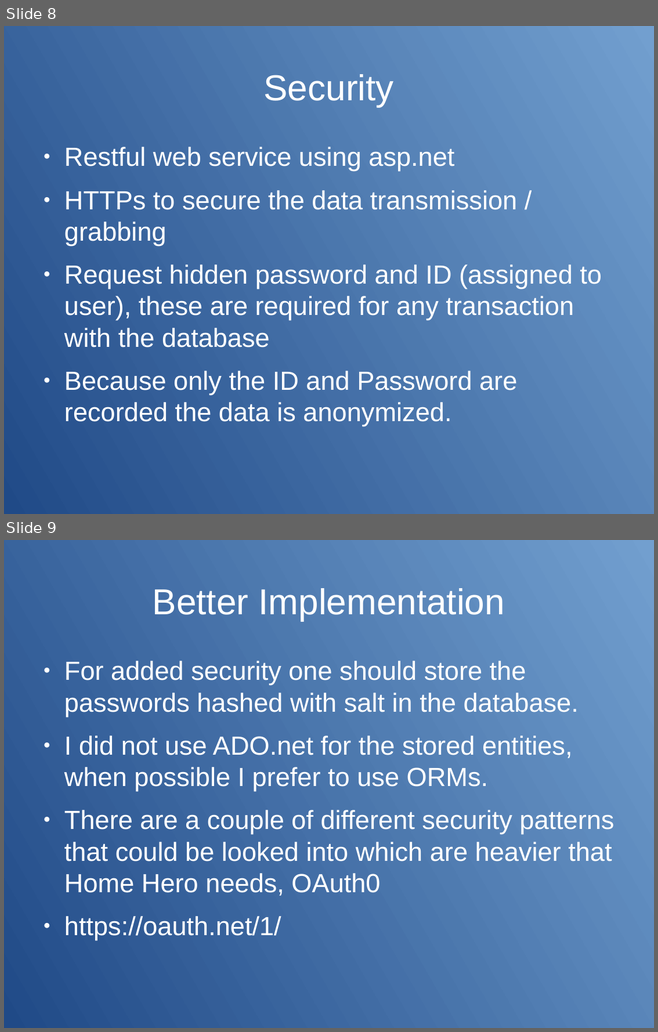
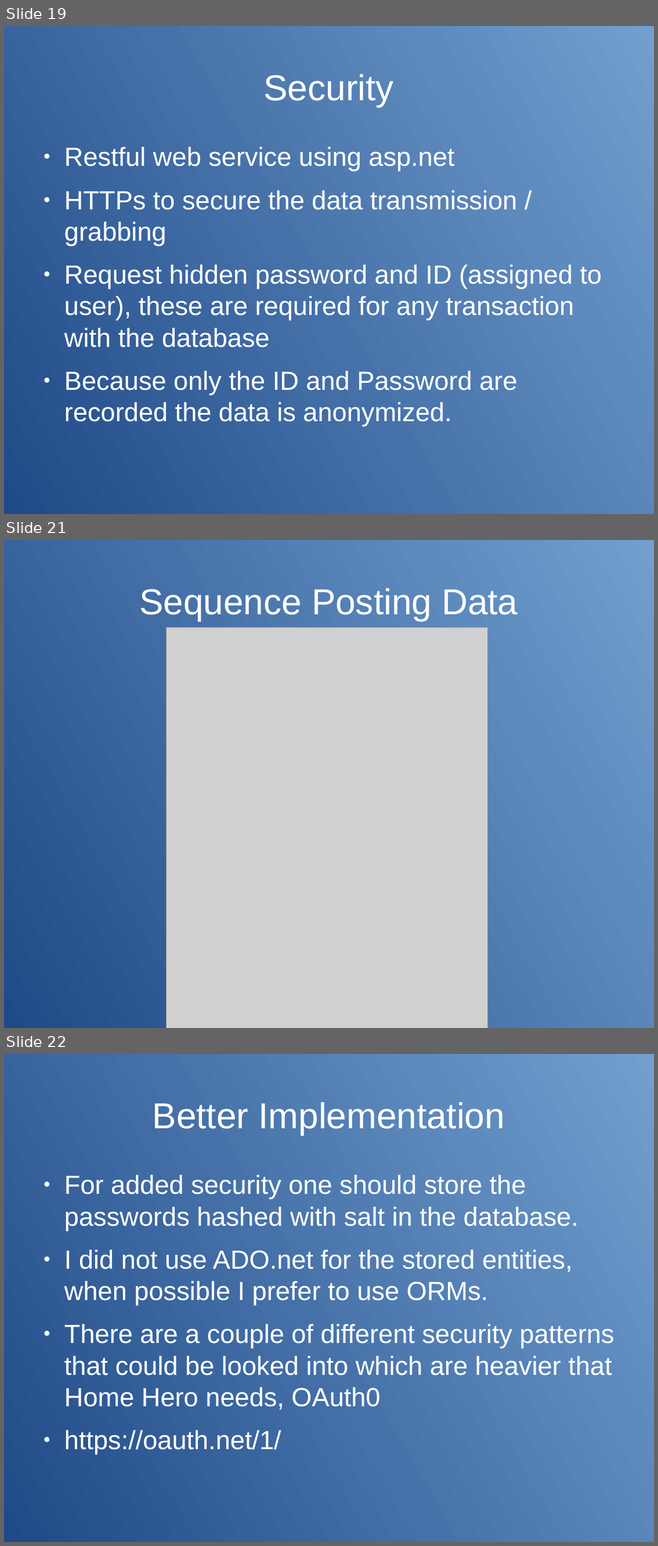
Before and after one commit to james-ehlmann/latech-iot-proof-of-concept, a slide deck: proof-of-concept/documentation/presentation_for_iot.odp. Shown one above the other, each under a label of ours: slides 8 and 9 before the commit, slides 19, 21 and 22 after it; the slides between them are not shown. The pictures are 658x1032 and 658x1546 pixels, drawn with LibreOffice and Linux fonts; fonts in the diff are those of the drawing; grey boxes stand for pictures. Boxes give left, top, right and bottom in pixels: in the first picture for what was removed or moved away, otherwise in the second. Text is boxed around its words. In the diff, an @@ line names an element or a change of style, - is before the commit and + after.

```diff
--- a/proof-of-concept/documentation/presentation_for_iot.odp
+++ b/proof-of-concept/documentation/presentation_for_iot.odp
@@ slide 21 added at bbox=[4, 540, 654, 1028], background gradient #729FCF to #204A87 @@
@@ title added at bbox=[139, 588, 517, 621], 44 pt, text #FFFFFF @@
+Sequence Posting Data
@@ picture added at bbox=[166, 627, 487, 1028] @@
@@ what was slide 8 is now slide 19 @@
@@ what was slide 9 is now slide 22 @@
```
Also in this commit, not shown: 1 slide changed, 13 other slides added, 1 slide removed, 2 other files.
